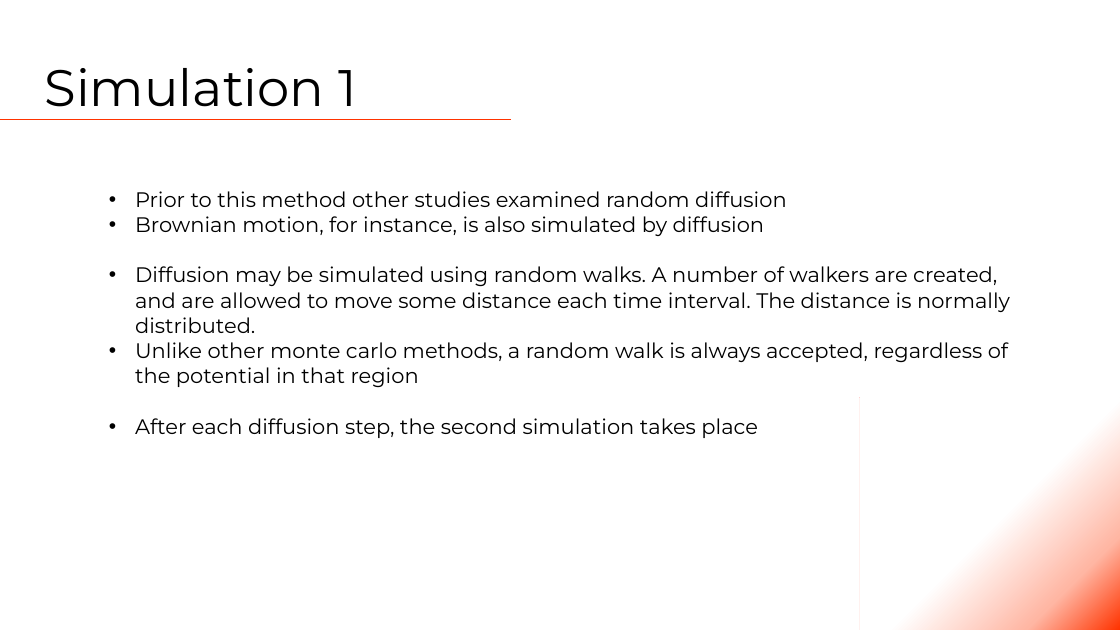
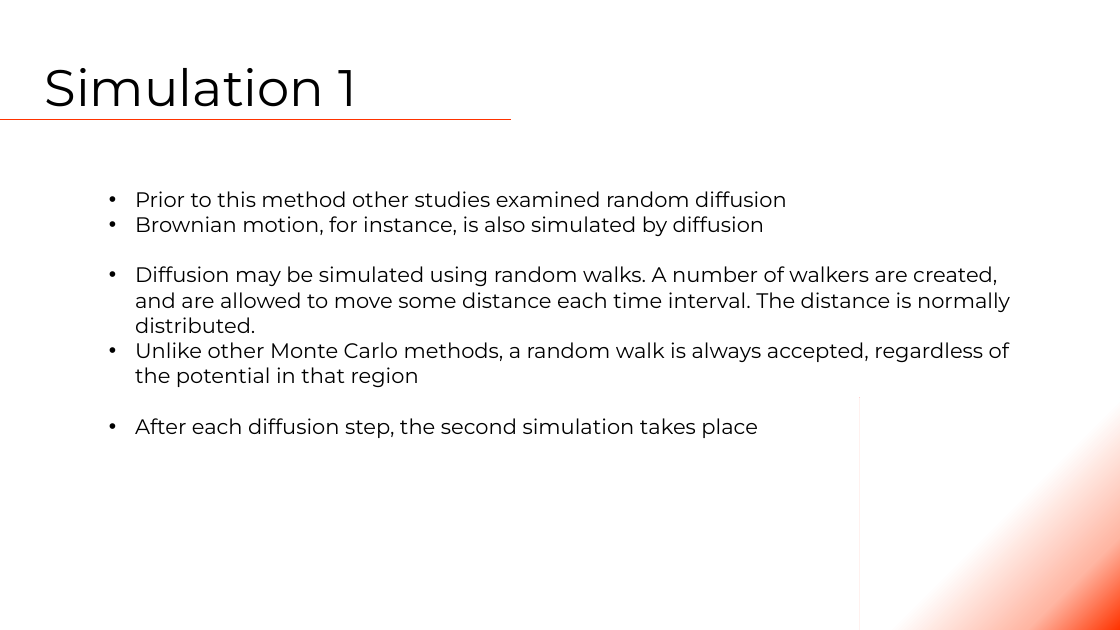
Before and after one commit to Tsintsuntsini/PHYS_581, a slide deck: slide 12 of Presentation1/Quantum Monte Carlo.pptm (slide 13 before the commit). Drawn at 1120x630 pixels with LibreOffice and Linux fonts; fonts in the diff are those of the drawing. Boxes give left, top, right and bottom in pixels: in the first picture for what was removed or moved away, otherwise in the second. Text is boxed around its words. In the diff, an @@ line names an element or a change of style, - is before the commit and + after.

```diff
--- a/Presentation1/Quantum Monte Carlo.pptm
+++ b/Presentation1/Quantum Monte Carlo.pptm
@@ text at <box>135,342,1009,387</box>: text changed @@
-• Unlike other monte carlo methods, a random walk is always accepted, regardless of the potential in that region
+• Unlike other Monte Carlo methods, a random walk is always accepted, regardless of the potential in that region
```
Also in this commit, not shown: 7 other slides changed, 1 slide removed.
